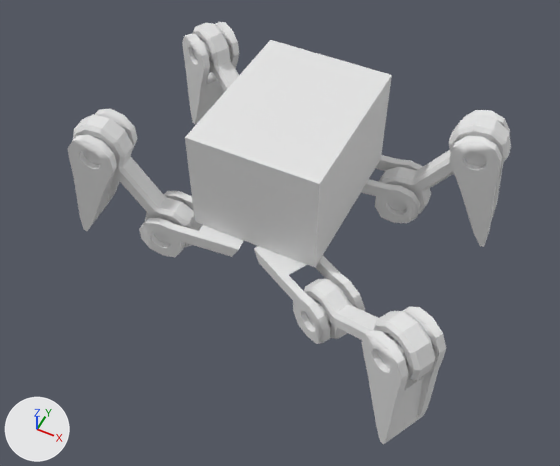
A saved change to the FBX model Project_Gruppe5/Assets/Models/crawler3.fbx.
The view is the same before and after, from a camera (50 mm lens) standing at (8.44, -17.79, 22.67) and looking at (0.29, -1.48, 2.28). The axes (+X, +Y, +Z) are drawn at lower left. The lights are the same throughout. Where no turn or scale is listed for an object, it has been applied to the vertices.
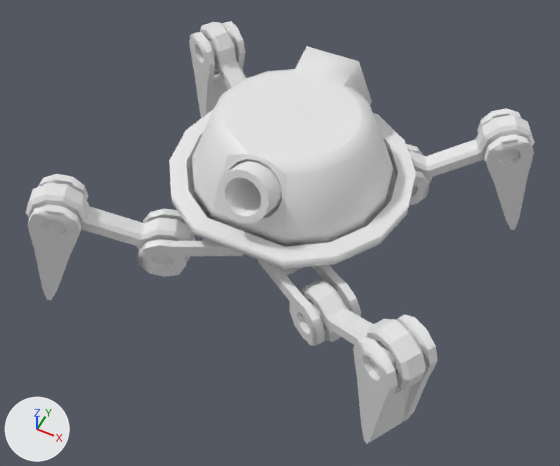
Commit message: changed crawler

Where the change shows, as pixel boxes [x1, y1, x2, y2] in the pictures (560 x 466 px):
'Cube', reshaped, moved (11% shorter)
    before: [185, 40, 392, 267]
    after: [192, 46, 393, 247]
'Holder', added
    after: [169, 109, 416, 269]
'Cylinder.006', moved, turned
    before: [362, 306, 446, 445]
    after: [353, 314, 438, 444]
'Cylinder.004', moved, turned
    before: [73, 114, 202, 247]
    after: [25, 183, 195, 261]
'Cylinder.005', moved, turned
    before: [68, 109, 138, 231]
    after: [27, 174, 88, 300]
'Cylinder.009', moved, turned
    before: [449, 110, 510, 247]
    after: [477, 108, 534, 230]
'Cylinder.003', moved, turned
    before: [304, 278, 435, 380]
    after: [301, 281, 426, 390]
'Cylinder.008', moved, turned
    before: [379, 115, 511, 214]
    after: [409, 115, 535, 184]
'Sockel', moved, turned
    before: [139, 191, 244, 257]
    after: [138, 209, 243, 277]
'Sockel.001', moved, turned
    before: [254, 246, 365, 344]
    after: [257, 259, 361, 346]
'Cylinder.001', moved, turned
    before: [182, 22, 239, 124]
    after: [189, 21, 245, 118]
'Cube.001', added
    after: [217, 159, 282, 224]
'Cylinder.007', moved, turned
    before: [361, 155, 423, 223]
    after: [406, 144, 429, 205]
'Cylinder', moved, turned
    before: [192, 23, 239, 92]
    after: [200, 22, 246, 89]
part 1 of me_cube, built on
    before: [185, 40, 392, 267]
    after: [192, 46, 393, 247]

Diff of the bpy script that builds the scene:
```diff
--- a/Project_Gruppe5/Assets/Models/crawler3.fbx.py
+++ b/Project_Gruppe5/Assets/Models/crawler3.fbx.py
@@ me_cube @@
-me_cube.from_pydata(...)  # 8 vertices, 6 faces; spans x -2.28..2.28, y -2.9..2.9, z -1.91..1.91
+me_cube.from_pydata(...)  # 103 vertices, 74 faces; spans x -3.48..3.48, y -3.21..3.98, z 1.05..4.32
+# me_cube part 1: the whole mesh is rebuilt
+# me_cube part 2: the surface is now shaded smooth
@@ ob_cylinder_003 @@
 ob_cylinder_003 = bpy.data.objects.new('Cylinder.003', me_cylinder_007)
-ob_cylinder_003.location = (4.82, -4.57, 3.33)
-ob_cylinder_003.rotation_euler = (-1.572, 2.618, -0.482)  # degrees (-90, 150, -28)
+ob_cylinder_003.location = (4.72, -4.8, 3.27)
+ob_cylinder_003.rotation_euler = (1.57, 0.501, 2.603)  # degrees (90, 29, 149)
@@ ob_cylinder_008 @@
 ob_cylinder_008 = bpy.data.objects.new('Cylinder.008', me_cylinder_010)
-ob_cylinder_008.location = (4.72, 2.55, 3.99)
-ob_cylinder_008.rotation_euler = (-1.571, 2.206, 0.0937)  # degrees (-90, 126, 5.4)
+ob_cylinder_008.location = (4.92, 4.23, 3.17)
+ob_cylinder_008.rotation_euler = (1.57, 0.456, -2.669)  # degrees (90, 26, -153)
@@ ob_cylinder_004 @@
 ob_cylinder_004 = bpy.data.objects.new('Cylinder.004', me_cylinder_003)
-ob_cylinder_004.location = (-4.51, -2.86, 3.84)
-ob_cylinder_004.rotation_euler = (1.571, 0.937, 0.0938)  # degrees (90, 54, 5.4)
+ob_cylinder_004.location = (-4.66, -4.41, 3.11)
+ob_cylinder_004.rotation_euler = (1.572, 0.463, 0.473)  # degrees (90, 27, 27)
@@ ob_sockel @@
 ob_sockel = bpy.data.objects.new('Sockel', me_cylinder_001)
-ob_sockel.location = (-1.19, -2.55, 2.23)
-ob_sockel.rotation_euler = (-1.571, -0.000649, -3.048)  # degrees (-90, 0, -175)
+ob_sockel.location = (-1.16, -2.62, 2.21)
+ob_sockel.rotation_euler = (-1.572, -0.00316, -2.669)  # degrees (-90, -0.2, -153)
 ob_sockel.scale = (0.402, 0.402, 0.297)
@@ ob_cube @@
 ob_cube = bpy.data.objects.new('Cube', me_cube)
-ob_cube.location = (0.0, 0.0, 4.91)
+ob_cube.location = (0.0, 0.0, 2.48)
@@ ob_cylinder_005 @@
 ob_cylinder_005 = bpy.data.objects.new('Cylinder.005', me_cylinder_005)
-ob_cylinder_005.location = (-5.57, -2.96, 5.31)
-ob_cylinder_005.rotation_euler = (1.571, -1.317, 0.0936)  # degrees (90, -75, 5.4)
+ob_cylinder_005.location = (-6.1, -5.15, 3.93)
+ob_cylinder_005.rotation_euler = (1.574, -1.314, 0.47)  # degrees (90, -75, 27)
 ob_cylinder_005.scale = (0.402, 0.402, 0.297)
@@ ob_cylinder_001 @@
 ob_cylinder_001 = bpy.data.objects.new('Cylinder.001', me_cylinder_002)
-ob_cylinder_001.location = (-6.01, 4.81, 4.11)
-ob_cylinder_001.rotation_euler = (1.576, -1.422, -0.487)  # degrees (90, -81, -28)
+ob_cylinder_001.location = (-5.89, 5.11, 4.01)
+ob_cylinder_001.rotation_euler = (1.586, -1.508, -0.554)  # degrees (91, -86, -32)
 ob_cylinder_001.scale = (0.402, 0.402, 0.297)
@@ ob_cylinder @@
 ob_cylinder = bpy.data.objects.new('Cylinder', me_cylinder)
-ob_cylinder.location = (-4.62, 4.08, 3.21)
-ob_cylinder.rotation_euler = (1.572, 0.517, -0.481)  # degrees (90, 30, -28)
+ob_cylinder.location = (-4.52, 4.3, 3.15)
+ob_cylinder.rotation_euler = (1.572, 0.493, -0.538)  # degrees (90, 28, -31)
@@ ob_cylinder_009 @@
 ob_cylinder_009 = bpy.data.objects.new('Cylinder.009', me_cylinder_011)
-ob_cylinder_009.location = (5.68, 2.64, 5.28)
-ob_cylinder_009.rotation_euler = (-1.571, -1.823, 0.0939)  # degrees (-90, -104, 5.4)
+ob_cylinder_009.location = (6.22, 4.89, 3.87)
+ob_cylinder_009.rotation_euler = (-1.574, -1.821, 0.476)  # degrees (-90, -104, 27)
 ob_cylinder_009.scale = (0.402, 0.402, 0.297)
@@ ob_cylinder_006 @@
 ob_cylinder_006 = bpy.data.objects.new('Cylinder.006', me_cylinder_008)
-ob_cylinder_006.location = (6.07, -5.22, 4.13)
-ob_cylinder_006.rotation_euler = (-1.576, -1.726, -0.477)  # degrees (-90, -99, -27)
+ob_cylinder_006.location = (5.94, -5.53, 4.03)
+ob_cylinder_006.rotation_euler = (-1.585, -1.641, -0.524)  # degrees (-91, -94, -30)
 ob_cylinder_006.scale = (0.402, 0.402, 0.297)
@@ ob_sockel_001 @@
 ob_sockel_001 = bpy.data.objects.new('Sockel.001', me_cylinder_006)
-ob_sockel_001.location = (1.41, -2.79, 2.23)
-ob_sockel_001.rotation_euler = (-1.57, -0.00321, -0.482)  # degrees (-90, -0.2, -28)
+ob_sockel_001.location = (1.39, -2.81, 2.21)
+ob_sockel_001.rotation_euler = (-1.57, -0.00356, -0.538)  # degrees (-90, -0.2, -31)
 ob_sockel_001.scale = (0.402, 0.402, 0.297)
@@ ob_cylinder_007 @@
 ob_cylinder_007 = bpy.data.objects.new('Cylinder.007', me_cylinder_009)
-ob_cylinder_007.location = (1.48, 2.24, 2.23)
-ob_cylinder_007.rotation_euler = (-1.571, 0.000651, 0.0937)  # degrees (-90, 0, 5.4)
+ob_cylinder_007.location = (1.43, 2.44, 2.21)
+ob_cylinder_007.rotation_euler = (-1.57, 0.00316, 0.473)  # degrees (-90, 0.2, 27)
 ob_cylinder_007.scale = (0.402, 0.402, 0.297)
@@ ob_cube_001 @@
+ob_cube_001 = bpy.data.objects.new('Cube.001', me_cube_002)  # 64 vertices, 52 faces; spans x -0.89..0.89, y -3.83..-0.18, z -0.89..1.91
+ob_cube_001.location = (0.0, 0.07, 4.68)
@@ ob_holder @@
+ob_holder = bpy.data.objects.new('Holder', me_cube_001)  # 96 vertices, 82 faces; spans x -4.28..4.28, y -3.95..3.95, z -1.9..-0.78
+ob_holder.location = (0.0, 0.0, 4.89)
```
